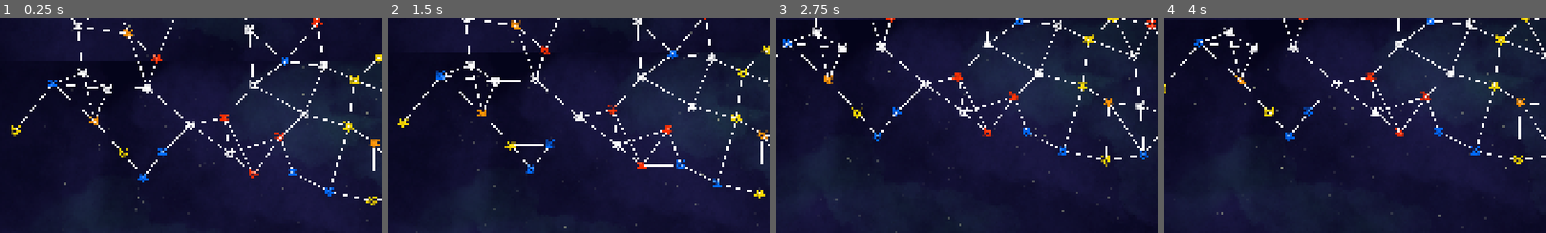
Above: before the commit, frames 1-4 (left to right).
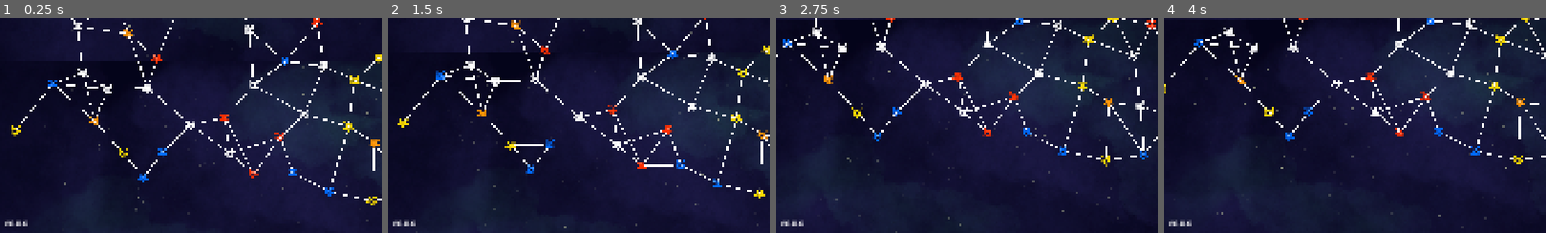
Above: after the commit, the same moments.

Repository: wrxme/Solaris
Game: Godot game, scene res://assets/scenes/game_scene.tscn
Same seed, same stepped clock (60 frames per second), same inputs: the game is played once before the commit and once after it.
Inputs (mouse positions are % of the whole screen's width and height, from its top left):
- Up to frame 1 (0.25 s): no input
- Up to frame 2 (1.5 s): tap Enter (enter) at 0.5, 1.35 s; move the mouse to (72, 45) at 0.52 s; hold D (right) 0.53-1.28 s; hold R (Refresh) 0.53-1.28 s; click (72, 45) at 0.67 s; tap Space (pause) at 1.25 s; move the mouse to (30, 55) at 1.27 s; hold S (down) from 1.28 s (still down)
- Up to frame 3 (2.75 s): move the mouse to (60, 28) at 2.02 s; release S (down) at 2.03 s; hold D (right) from 2.03 s (still down); hold R (Refresh) from 2.03 s (still down)
- Up to frame 4 (4 s): move the mouse to (45, 70) at 2.77 s; release D (right) at 2.78 s; release R (Refresh) at 2.78 s; hold = (speed_up) 2.78-3.53 s; tap Enter (enter) at 2.85, 3.5 s; click (45, 70) at 2.92 s; move the mouse to (80, 65) at 3.52 s; hold A (left) from 3.53 s (still down); hold R (Refresh) from 3.53 s (still down)
The pictures show only the part of the screen within x 0-50%, y 50-100%; the shares and areas given below are measured in that part.

The runs differ from the first frame. In frame 1, 0.2% of the frame differs, in the area x 1-8%, y 93-97%; in frame 2, 0.2%; in frame 3, 0.2%; in frame 4, 0.2%.
Error in both runs: Invalid access to property or key 'worlds' on a base object of type 'Nil'. (res://scripts/system_view.gd:10)

Commit message:
update readme :0

Diff:
--- a/assets/scenes/game_scene.tscn
+++ b/assets/scenes/game_scene.tscn
@@ -62,3 +62,13 @@
 anchors_preset = 0
 offset_right = 40.0
 offset_bottom = 40.0
+
+[node name="CanvasLayer" type="CanvasLayer" parent="UIManager"]
+
+[node name="Label" type="Label" parent="UIManager/CanvasLayer"]
+offset_left = 10.0
+offset_top = 1042.0
+offset_right = 68.0
+offset_bottom = 1070.0
+theme_override_font_sizes/font_size = 20
+text = "V0.0.6"
Not shown, changed: README.md
